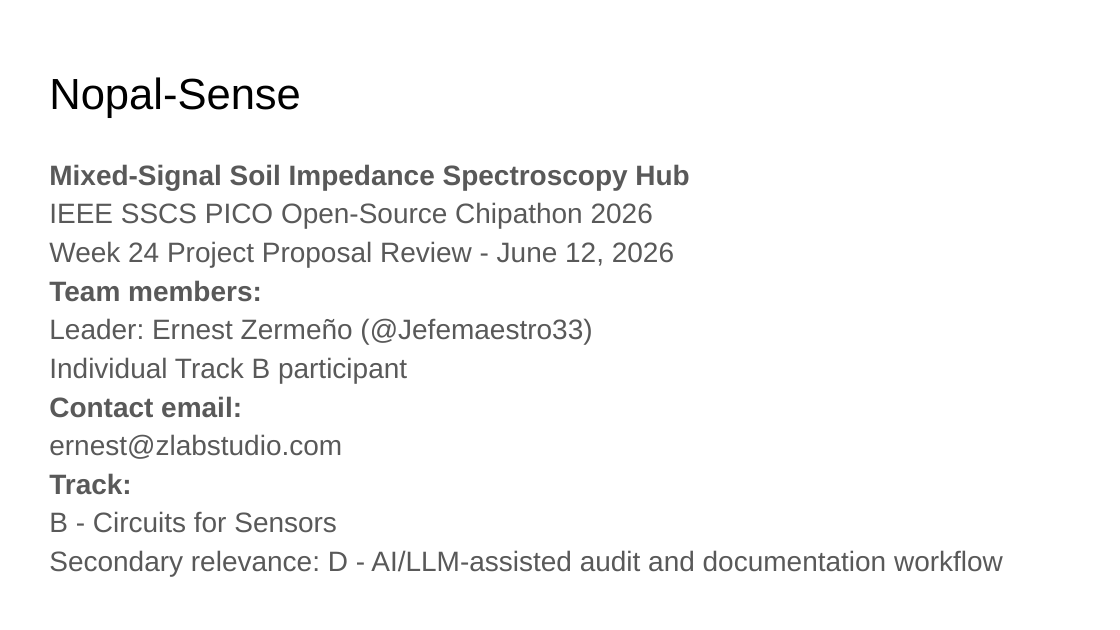
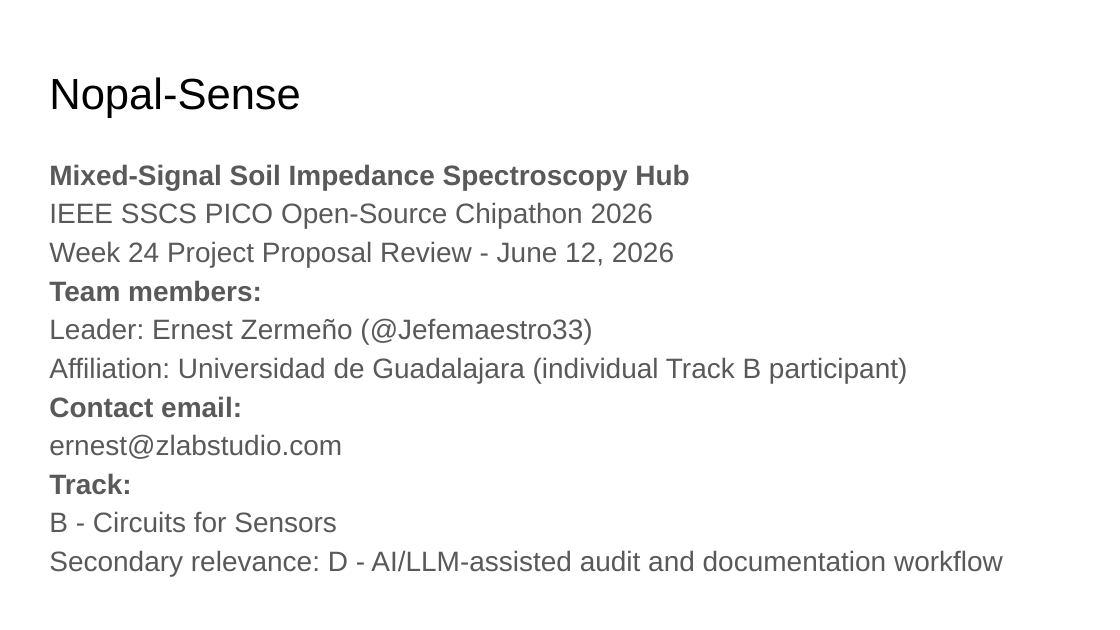
Before and after one commit to Jefemaestro33/nopal-sense, a slide deck: slide 1 of docs/proposal/Nopal-Sense_Project_Proposal.pptx. Drawn at 1120x630 pixels with LibreOffice and Linux fonts; fonts in the diff are those of the drawing. Boxes give left, top, right and bottom in pixels: in the first picture for what was removed or moved away, otherwise in the second. Text is boxed around its words. In the diff, an @@ line names an element or a change of style, - is before the commit and + after.

```diff
--- a/docs/proposal/Nopal-Sense_Project_Proposal.pptx
+++ b/docs/proposal/Nopal-Sense_Project_Proposal.pptx
@@ text at (x1=49, y1=280, x2=907, y2=383): text changed @@
-Team members:
-Leader: Ernest Zermeño (@Jefemaestro33)
-Individual Track B participant
+Team members:
+Leader: Ernest Zermeño (@Jefemaestro33)
+Affiliation: Universidad de Guadalajara (individual Track B participant)
```
Also in this commit, not shown: 2 other slides changed, 7 other files.
